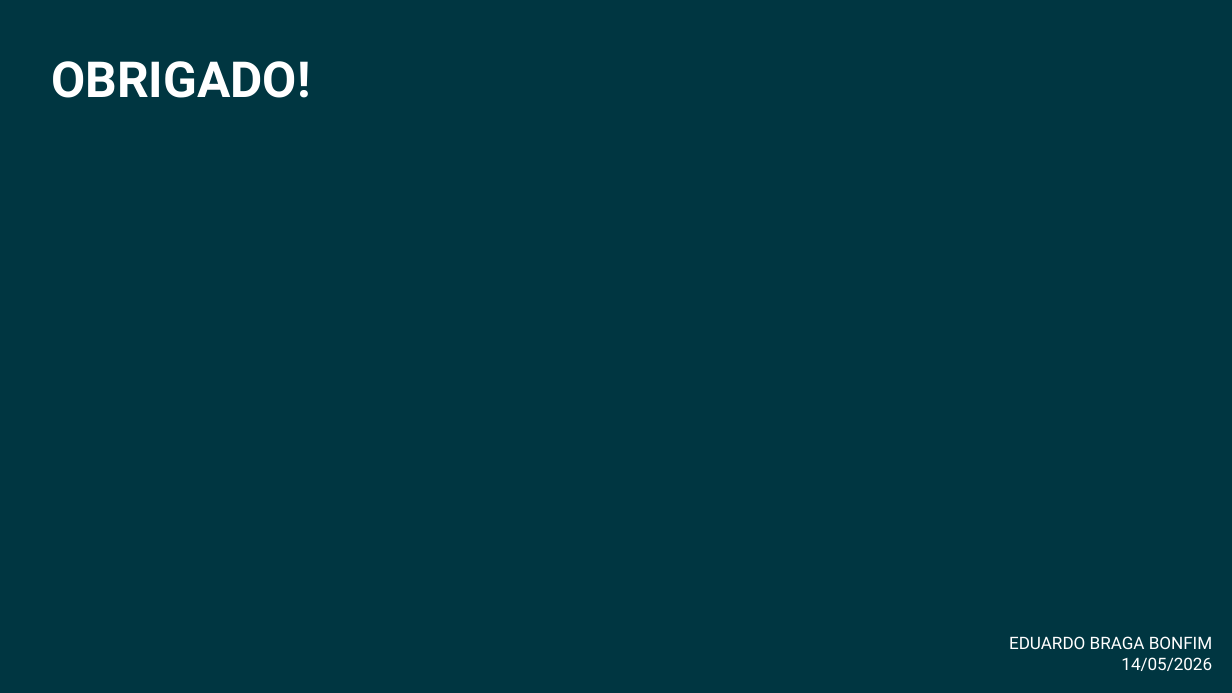
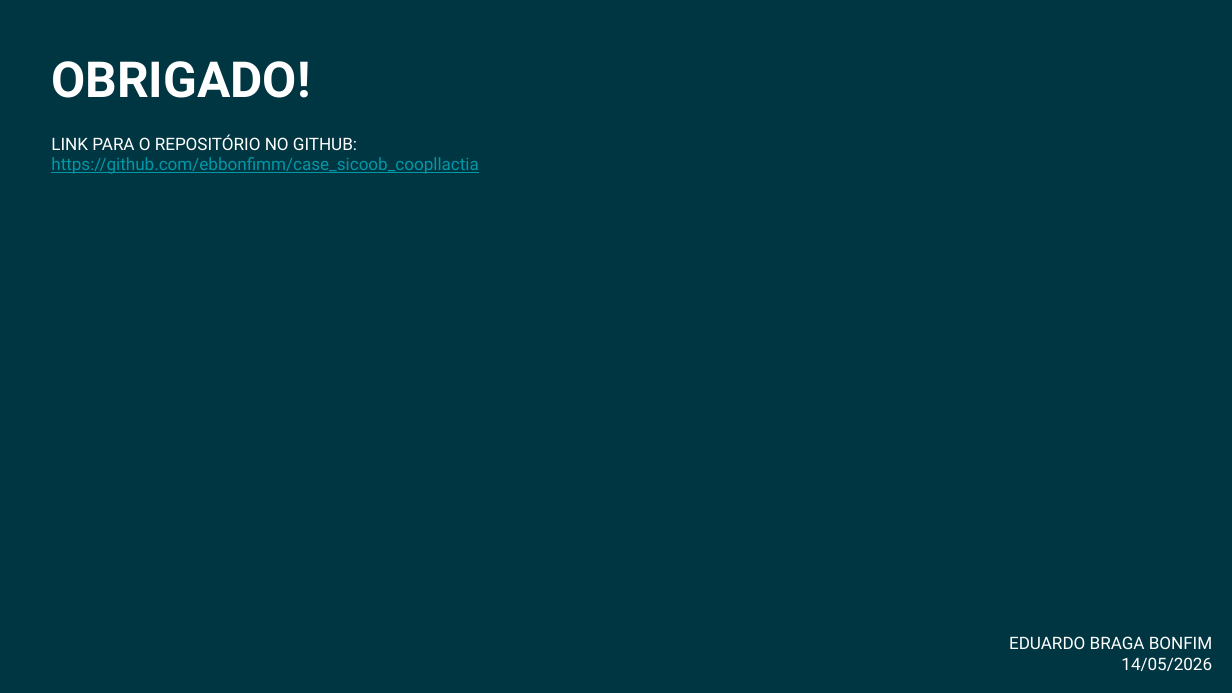
Before and after one commit to ebbonfimm/case_sicoob_coopllactia, a slide deck: slide 19 of Case Sicoob - Eduardo Bonfim.pptx. Drawn at 1232x693 pixels with LibreOffice and Linux fonts; fonts in the diff are those of the drawing. Boxes give left, top, right and bottom in pixels: in the first picture for what was removed or moved away, otherwise in the second. Text is boxed around its words. In the diff, an @@ line names an element or a change of style, - is before the commit and + after.

```diff
--- a/Case Sicoob - Eduardo Bonfim.pptx
+++ b/Case Sicoob - Eduardo Bonfim.pptx
@@ text added at bbox=[51, 134, 479, 174], 10 pt, text #0097A7, underline @@
+LINK PARA O REPOSITÓRIO NO GITHUB: https://github.com/ebbonfimm/case_sicoob_coopllactia
```
Also in this commit, not shown: 11 other slides changed.
